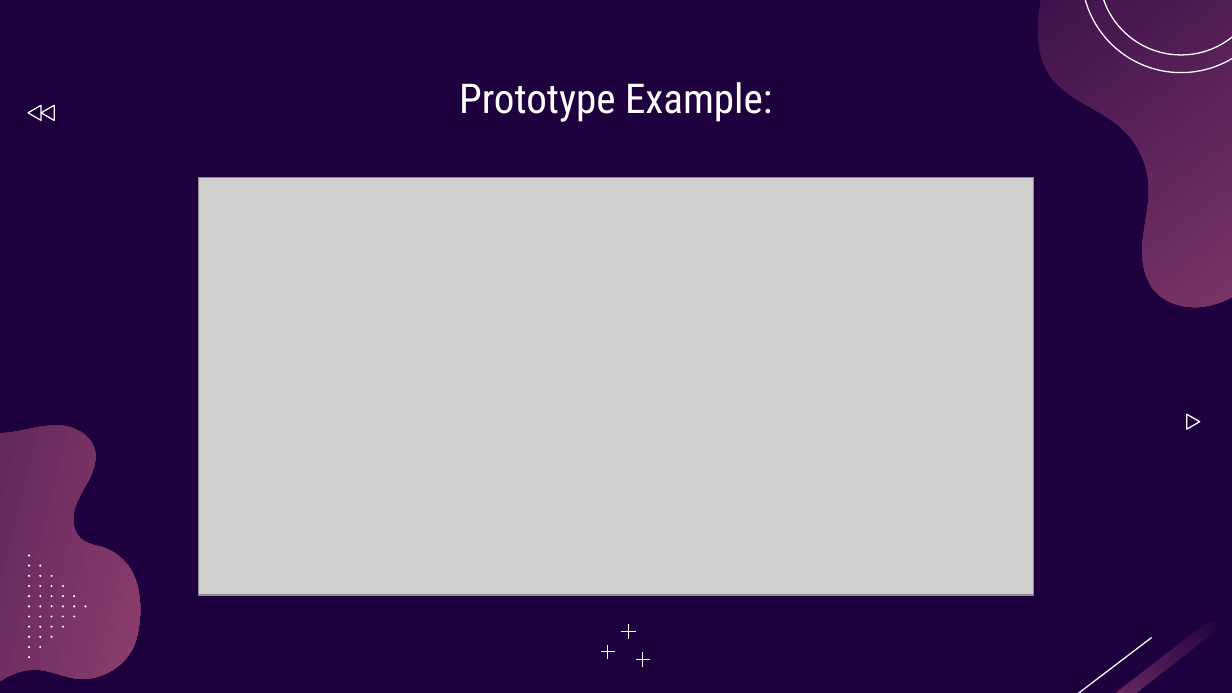
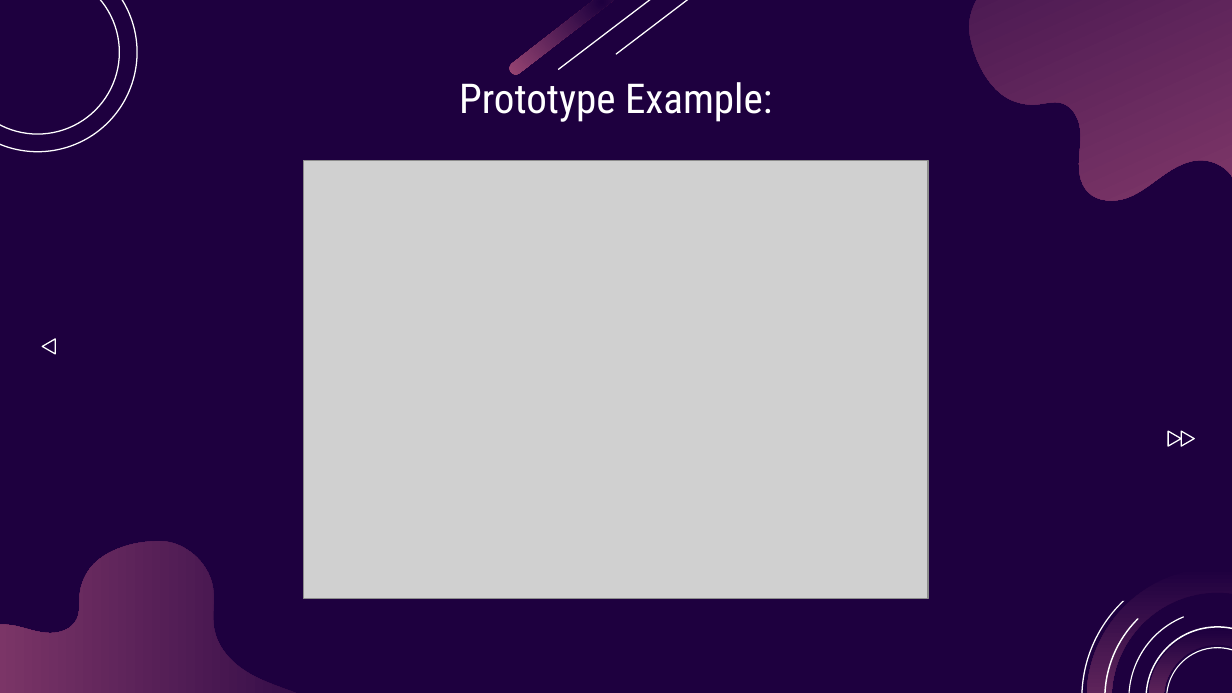
Before and after one commit to kshawish/DesignPatternsSildes-052023, a slide deck: slide 8 of Prototype-design-pattern.odp. Drawn at 1232x693 pixels with LibreOffice and Linux fonts; fonts in the diff are those of the drawing; grey boxes stand for pictures. Boxes give left, top, right and bottom in pixels: in the first picture for what was removed or moved away, otherwise in the second. Text is boxed around its words. In the diff, an @@ line names an element or a change of style, - is before the commit and + after.

```diff
--- a/Prototype-design-pattern.odp
+++ b/Prototype-design-pattern.odp
@@ ellipse: place and size @@
-ellipse at bbox=[1099, 0, 1232, 55]
+ellipse at bbox=[0, 0, 120, 134]
@@ ellipse: place and size @@
-ellipse at bbox=[1082, 0, 1232, 71]
+ellipse at bbox=[0, 0, 137, 152]
@@ freeform shape added at bbox=[509, 0, 696, 96], fill gradient #1E003F to #A64D79 @@
@@ freeform shape: place and size @@
-freeform shape at bbox=[1044, 625, 1151, 693]
+freeform shape at bbox=[559, 0, 666, 82]
@@ freeform shape added at bbox=[617, 0, 724, 67], outline #FFFFFF 0.74 pt @@
@@ freeform shape at bbox=[927, 0, 1232, 372]: rotation 105 to 259 degrees; outline redrawn @@
@@ picture: place and size @@
-picture at bbox=[198, 177, 1034, 595]
+picture at bbox=[304, 160, 929, 599]
@@ freeform shape removed at bbox=[0, 217, 221, 693] @@
@@ triangle: place and size @@
-triangle at bbox=[28, 105, 41, 120]
+triangle at bbox=[43, 339, 56, 354]
@@ triangle at bbox=[1167, 432, 1181, 447]: rotation 270 to 90 degrees @@
@@ triangle: place and size @@
-triangle at bbox=[1186, 415, 1199, 429]
+triangle at bbox=[1181, 432, 1194, 447]
@@ freeform shape added at bbox=[0, 541, 399, 693], fill gradient #1E003F to #A64D79 @@
@@ group removed at bbox=[28, 554, 87, 638]: 31 freeform shapes @@
@@ freeform shape at bbox=[1129, 615, 1232, 693]: fill gradient #1E003F to #A64D79 to #FFFFFF; rotation 7 to 270 degrees; outline redrawn @@
@@ group added at bbox=[1082, 568, 1232, 693]: 7 freeform shapes @@
@@ group removed at bbox=[601, 624, 650, 667]: 6 freeform shapes @@
```
Also in this commit, not shown: 3 slides added.
